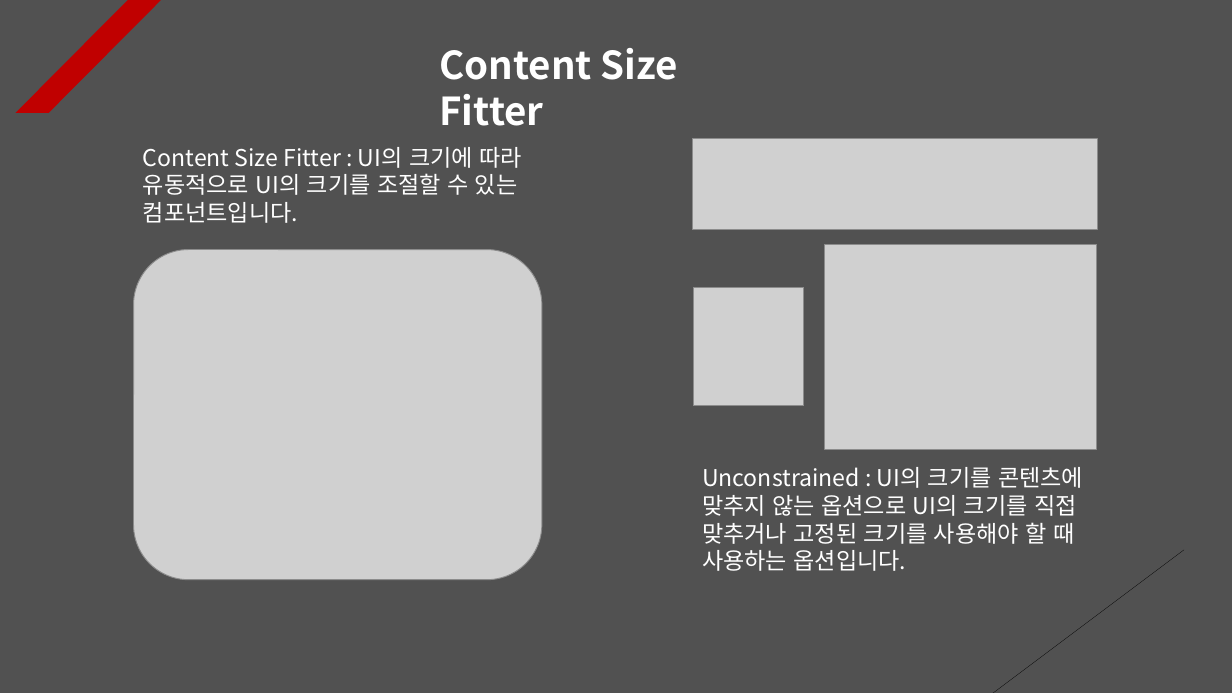
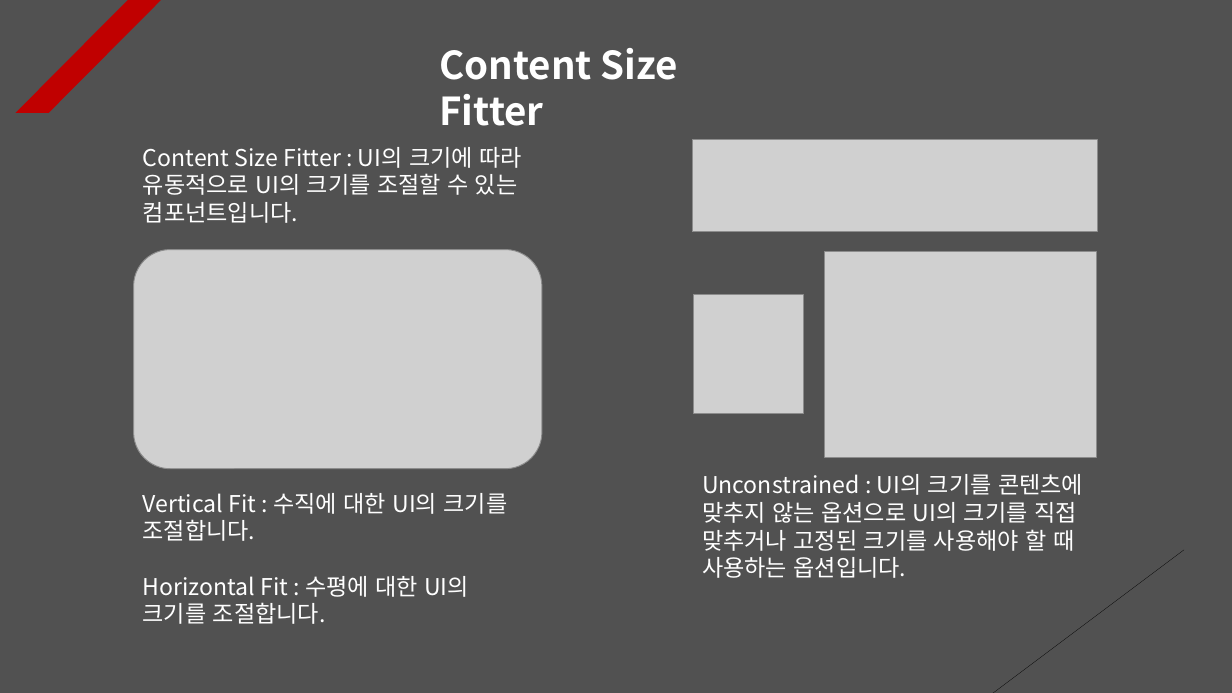
Before and after one commit to Unity2033/3D-UnityEngine, a slide deck: slide 1 of Assets/Class/Photon Server/PPT Data/Photon Voice.pptx. Drawn at 1232x693 pixels with LibreOffice and Linux fonts; fonts in the diff are those of the drawing; grey boxes stand for pictures. Boxes give left, top, right and bottom in pixels: in the first picture for what was removed or moved away, otherwise in the second. Text is boxed around its words. In the diff, an @@ line names an element or a change of style, - is before the commit and + after.

```diff
--- a/Assets/Class/Photon Server/PPT Data/Photon Voice.pptx
+++ b/Assets/Class/Photon Server/PPT Data/Photon Voice.pptx
@@ picture: place and size @@
-picture at <box>134,250,543,579</box>
+picture at <box>134,250,543,469</box>
@@ picture: place and size @@
-picture at <box>825,244,1097,449</box>
+picture at <box>825,252,1097,457</box>
@@ picture: place and size @@
-picture at <box>693,287,804,406</box>
+picture at <box>693,295,804,413</box>
@@ text "Unconstrained : UI의 크기를 콘텐츠에 ...": place and size @@
-text "Unconstrained : UI의 크기를 콘텐츠에 ..." at <box>702,467,1083,571</box>
+text "Unconstrained : UI의 크기를 콘텐츠에 ..." at <box>702,474,1083,578</box>
@@ text added at <box>143,493,508,624</box>, 18 pt, text #FFFFFF @@
+Vertical Fit : 수직에 대한 UI의 크기를 조절합니다.
+Horizontal Fit : 수평에 대한 UI의 크기를 조절합니다.
```
Also in this commit, not shown: 1 slide added, 29 other files.
